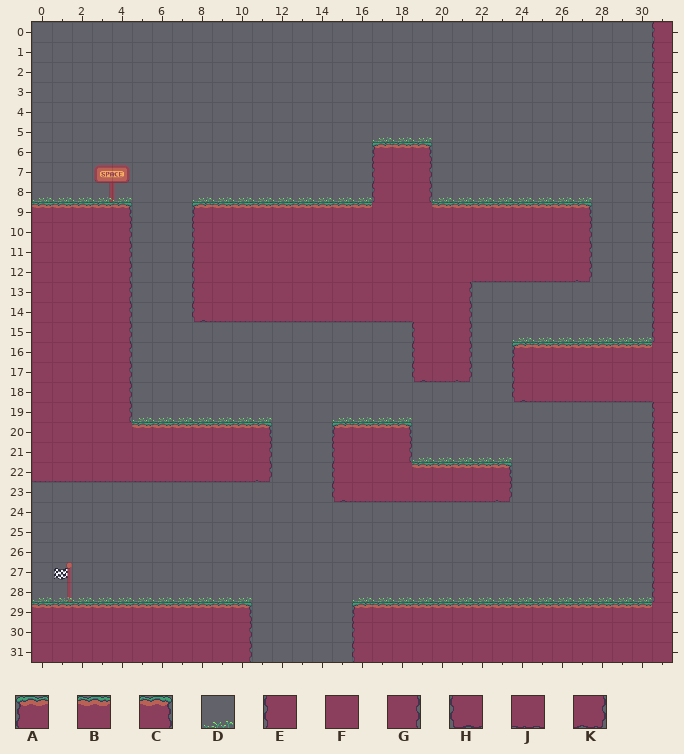
Tiled map: working_files/Map2.tmx. Above: the version before the commit.
Cells are 32x32 px. Shown: x 0..31, y 0..31.
Key: from "Sprites": A 0, B 1, C 2, D 3, E 8, F 9, G 10, H 16, J 17, K 18.
_ is an empty cell.
Layer "Decoration" before, first column x 20:
15 ____DDDDDDD_
16 ____________
17 ____________
18 ____________
19 ____________
20 ____________
21 DDDD________
22 ____________
23 ____________
24 ____________
25 ____________
26 ____________
27 ____________
Layer "Ground" before, first column x 18:
15 _EFG_________E
16 _EFG__ABBBBBBF
17 _HJK__EFFFFFFF
18 ______HJJJJJJF
19 _____________E
20 C____________E
21 G____________E
22 FBBBBC_______E
23 JJJJJK_______E
24 _____________E
25 _____________E
26 _____________E
27 _____________E
28 _____________E
29 BBBBBBBBBBBBBF
The same view after the edit:
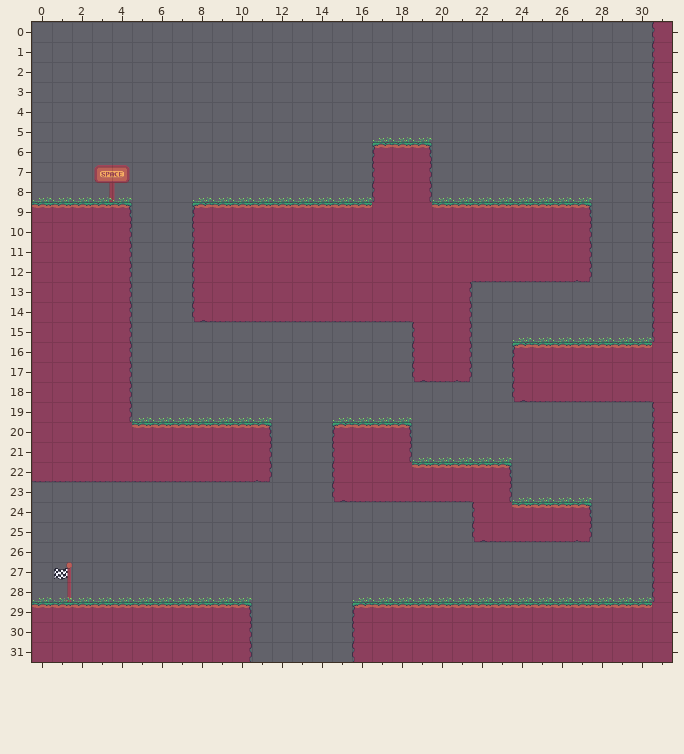
Change:
Layer "Decoration":
y 23: x 24..27 ____ -> DDDD
Layer "Ground":
y 23: x 22..23 JK -> FG
y 24: x 22..27 ______ -> EFBBBC
y 25: x 22..27 ______ -> HJJJJK
Where, in picture pixels (left, top, right, bottom), the same in both pictures:
changed: (472, 497, 592, 542)
